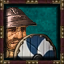
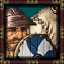
Revision of a layered 64px x 64px image; what changed, layer by layer:
showed "Soldier" over [16,4,60,60]
painted on "Background" over [6,4,60,60]
